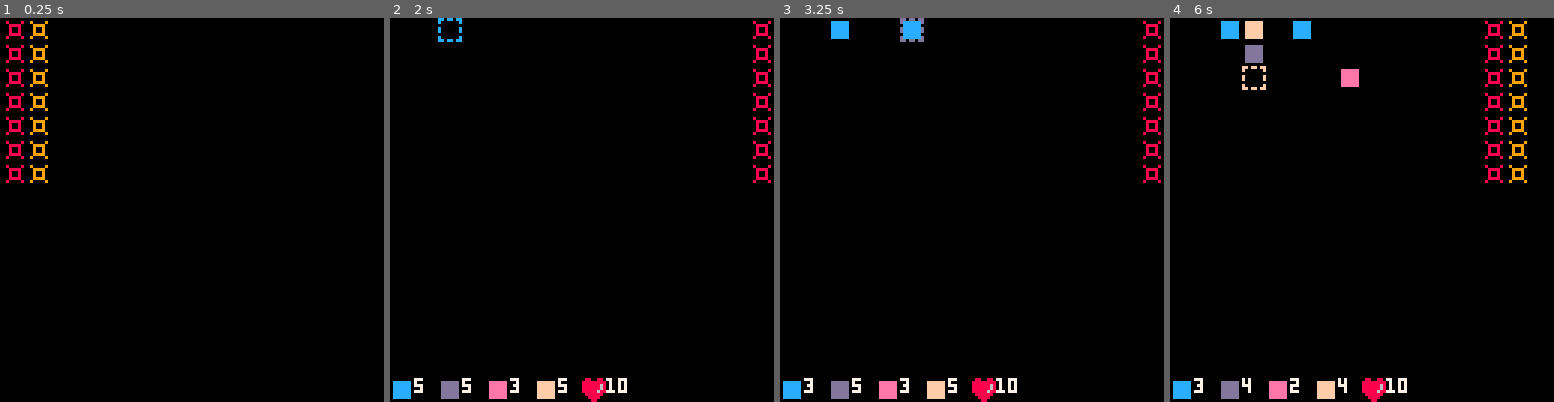
Above: before the commit, frames 1-4 (left to right).
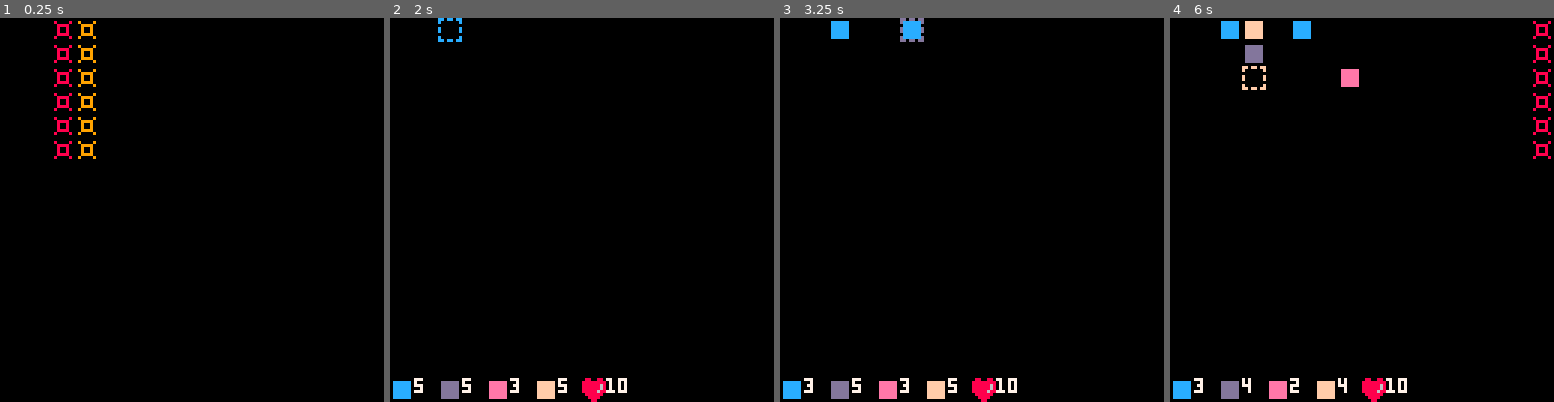
Above: after the commit, the same moments.

Repository: RobertoFreireFerrazPassos/pico8
Game: PICO-8 cartridge towerdefense.p8
The game is run twice, just before and just after one commit, with the same random seed, the same clock (stepped at 60 frames per second) and the same inputs.
Inputs:
- Up to frame 1 (0.25 s): no input
- Up to frame 2 (2 s): tap X (X key) at 0.33, 1.07, 1.85 s; tap O (Z key) at 0.7, 1.7 s; hold Right from 1.6 s (still down)
- Up to frame 3 (3.25 s): release Right at 2.1 s; tap O (Z key) at 2.1, 2.5, 2.9 s; hold Up 2.15-2.42 s; hold Right 2.47-3.03 s; tap X (X key) at 2.97 s; hold Left from 3.08 s (still down)
- Up to frame 4 (6 s): tap O (Z key) every 0.4 s from 3.3 to 5.7 s; release Left at 3.58 s; hold Down 3.63-3.97 s; hold Right 4.02-4.68 s; tap X (X key) at 4.08, 5.2 s; hold Up 4.73-5.03 s; hold Left 5.08-5.68 s; hold Down from 5.73 s (still down)

The runs differ from the first frame. In frame 1, 2.5% of the frame differs, in the area x 1-25%, y 0-43%; in frame 2, 0.7%; in frame 3, 0.7%; in frame 4, 2.0%.

Commit message:
generatelevel

Diff:
--- a/towerdefense.p8
+++ b/towerdefense.p8
@@ -2,11 +2,7 @@
 version 41
 __lua__
 function _init()
- generateavailabletowers(
- 	{5,5,3,5}
- )
- create_buffer()
-	generateenemies()
+	generatelevel()
 end
 
 function _update()
@@ -391,14 +387,24 @@
 	end
 })
 
-function generateenemies()
-	for i=0,6 do
-		createenemy1(128,i*8)
-	end
-
-	for i=0,6 do
-		createenemy2(136,i*8)
-	end
+function generateenemies(ens)
+	local lx,ly=16,0
+
+	foreach(ens,function(e)
+		if e[5]==1 then
+			for i=e[1],e[1]+e[3]-1 do
+				for j=e[2],e[2]+e[4]-1 do
+					createenemy1((lx+i)*8,(ly+j)*8)
+				end
+			end
+		elseif e[5]==2 then
+			for i=e[1],e[1]+e[3]-1 do
+				for j=e[2],e[2]+e[4]-1 do
+					createenemy2((lx+i)*8,(ly+j)*8)
+				end
+			end
+		end
+	end)
 end
 
 function createenemy1(x,y)
@@ -438,6 +444,28 @@
 function set_buffer(x,y,value)
 	buffer[flr(x/8)][flr(y/8)]=value
 end
+-->8
+-- level --
+currentlevel=1
+
+function generatelevel()
+	local level=levels[currentlevel]
+ generateavailabletowers(level[1])
+ create_buffer()
+	generateenemies(level[2])
+end
+
+-- 0,0,1,1,1 1 topleft enemy type 1
+
+levels={
+	{
+			{5,5,3,5},
+			{
+				{2,0,1,6,1},
+				{3,0,1,6,2}
+			}
+	}
+}
 __gfx__
 00000000660660660000000000000000000000000000000000000000000000000000000000000000000000000000000000000000000000000000000000000000
 00000000600000060cccccc00dddddd00eeeeee00ffffff000000000000000000000000000000000000000000000000000000000000000000000000000000000
